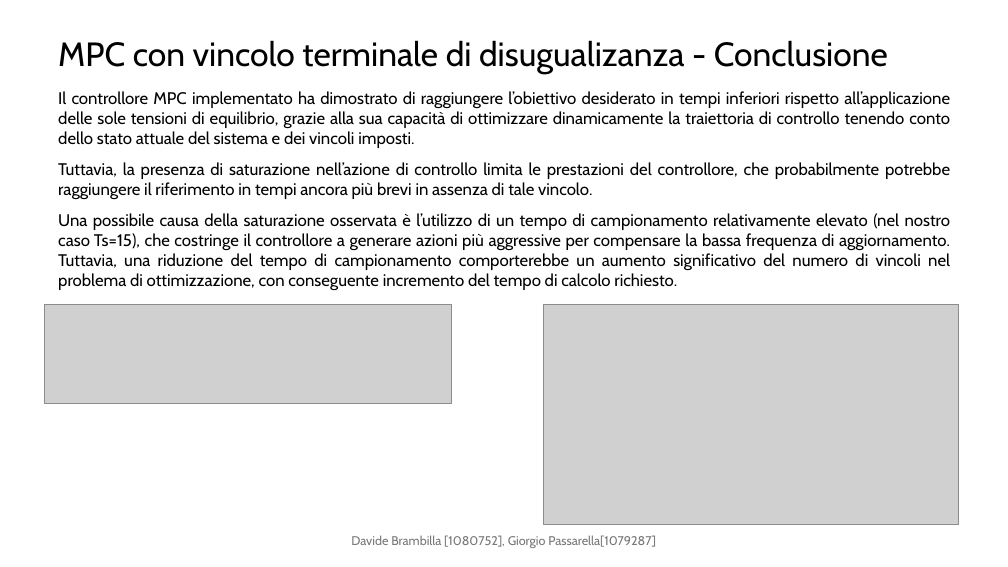
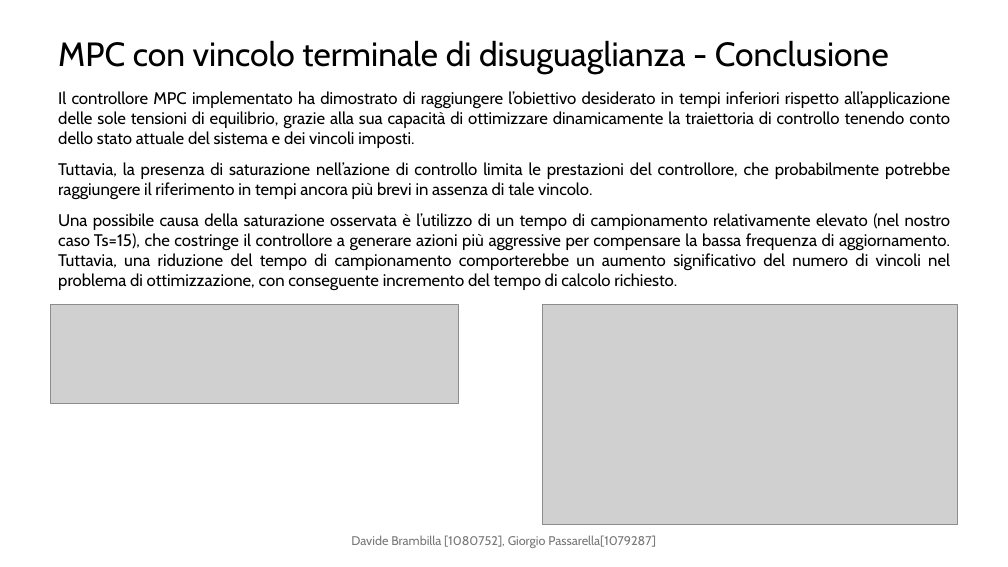
Before and after one commit to DavideBrambilla98/interconnectedTanksMPC, a slide deck: slide 24 of cam.pptx. Drawn at 1008x567 pixels with LibreOffice and Linux fonts; fonts in the diff are those of the drawing; grey boxes stand for pictures. Boxes give left, top, right and bottom in pixels: in the first picture for what was removed or moved away, otherwise in the second. Text is boxed around its words. In the diff, an @@ line names an element or a change of style, - is before the commit and + after.

```diff
--- a/cam.pptx
+++ b/cam.pptx
@@ title at <box>58,40,889,75</box>: text changed @@
-MPC con vincolo terminale di disugualizanza - Conclusione
+MPC con vincolo terminale di disuguaglianza - Conclusione
@@ picture: place and size @@
-picture at <box>44,305,451,403</box>
+picture at <box>51,305,458,403</box>
```
Also in this commit, not shown: 1 other file.
